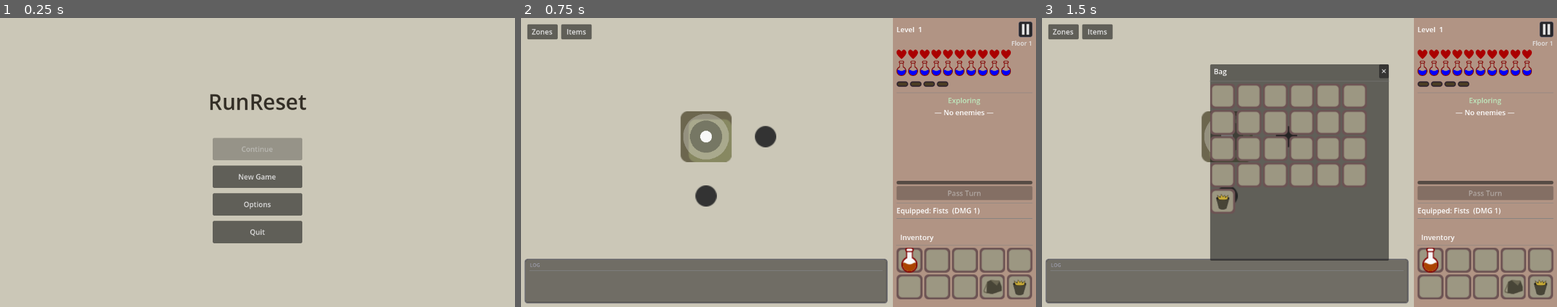
Above: before the commit, frames 1-3 (left to right).
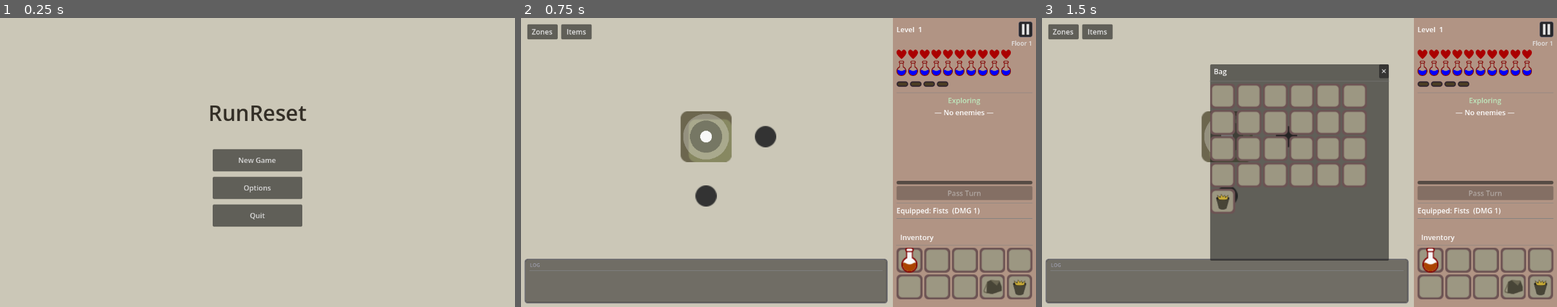
Above: after the commit, the same moments.

Repository: jiexdrop/run-reset
Game: Godot game, scene res://scenes/init.tscn
The game is run twice, just before and just after one commit, with the same random seed, the same clock (stepped at 60 frames per second) and the same inputs.
Inputs (mouse positions are in pixels of both pictures, inside the frame that each line leads up to):
- Up to frame 1 (0.25 s): no input
- Up to frame 2 (0.75 s): click "New Game" at 0.5 s
- Up to frame 3 (1.5 s): click (1515, 286) at 1.25 s

The runs differ from the first frame. In frame 1, 4.9% of the frame differs, in the area x 40-60%, y 26-78%; in frame 2, nothing differs; in frame 3, nothing differs.

Commit message:
continue button disapears when you can't continue

Diff:
--- a/scenes/init.gd
+++ b/scenes/init.gd
@@ -9,7 +9,8 @@
 	# Same beige the default zone uses, so the menu matches floor 1.
 	RenderingServer.set_default_clear_color(ZoneRegistry.get_bg_color(ZoneRegistry.DEFAULT_ZONE))
 	OptionsMenu.apply_saved()
-	$VBoxContainer/ContinueButton.disabled = not FileAccess.file_exists(SaveManager.SAVE_PATH)
+	# No save to continue: hide the button entirely rather than showing it greyed out.
+	$VBoxContainer/ContinueButton.visible = FileAccess.file_exists(SaveManager.SAVE_PATH)
 	# Quit does nothing in web exports, so don't show it there.
 	$VBoxContainer/QuitButton.visible = not OS.has_feature("web")
 
